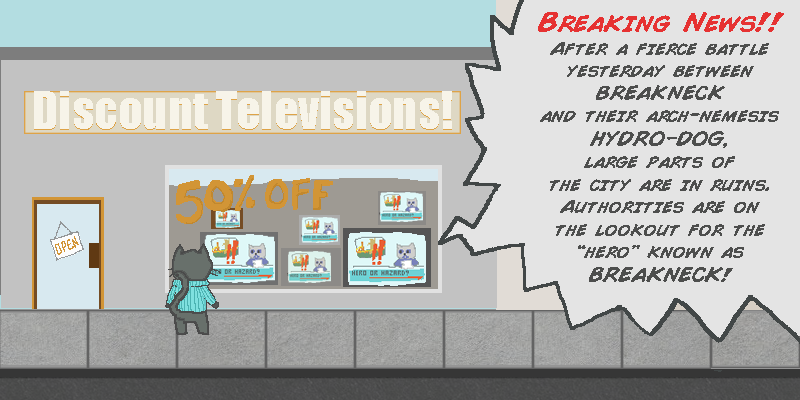
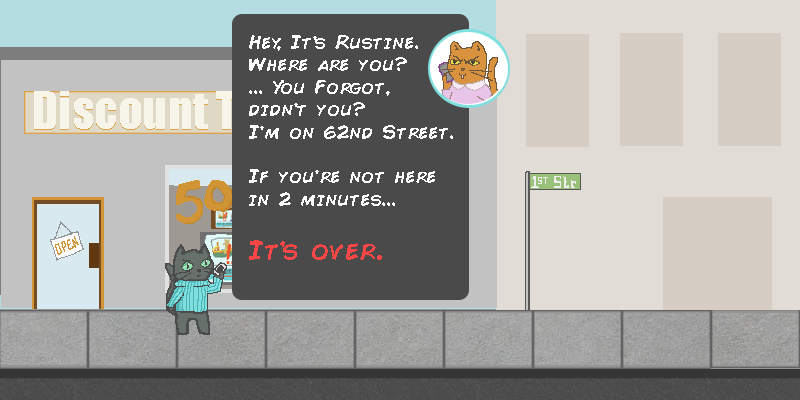
Revision of a layered w=800, h=400 image; what changed, layer by layer:
added group "panel 2" with 10 layers above "panel 1" over [165, 0, 800, 372]
added layer "sign" in group "panel 2" over [474, 171, 581, 310]
added layer "Layer 34" in group "panel 2" over [165, 0, 800, 372]
added layer "Layer 33" in group "panel 2" over [165, 0, 800, 372]
added layer "Layer 32" in group "panel 2" over [165, 0, 800, 372]
added layer "Layer 31" in group "panel 2" over [165, 0, 800, 372]
added layer "Layer 30" in group "panel 2" over [165, 0, 800, 372]
moved "Breaking News!! After a fierce battle yesterday between BREAKNE" into group "panel 1" over [538, 12, 784, 282]
moved "Layer 21" into group "panel 1" over [165, 0, 800, 372]
added group "background" with 29 layers above "Sprite test" over [165, 0, 800, 372]
moved "tv store" into group "background" over [165, 0, 800, 372]
added layer "Rectangle 13 copy 4" in group "building 4" over [718, 33, 781, 146]
added layer "Rectangle 13 copy 3" in group "building 4" over [620, 33, 683, 146]
added layer "Rectangle 13 copy 2" in group "building 4" over [526, 34, 589, 147]
